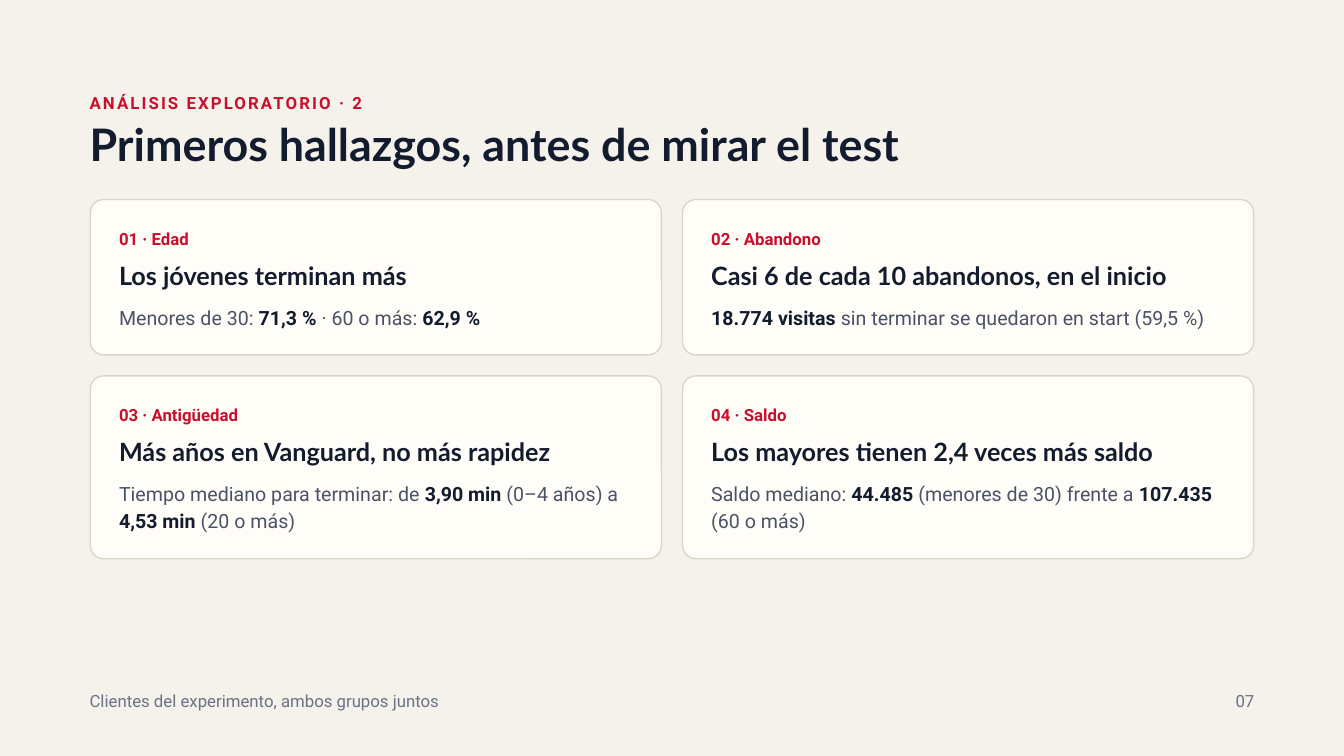
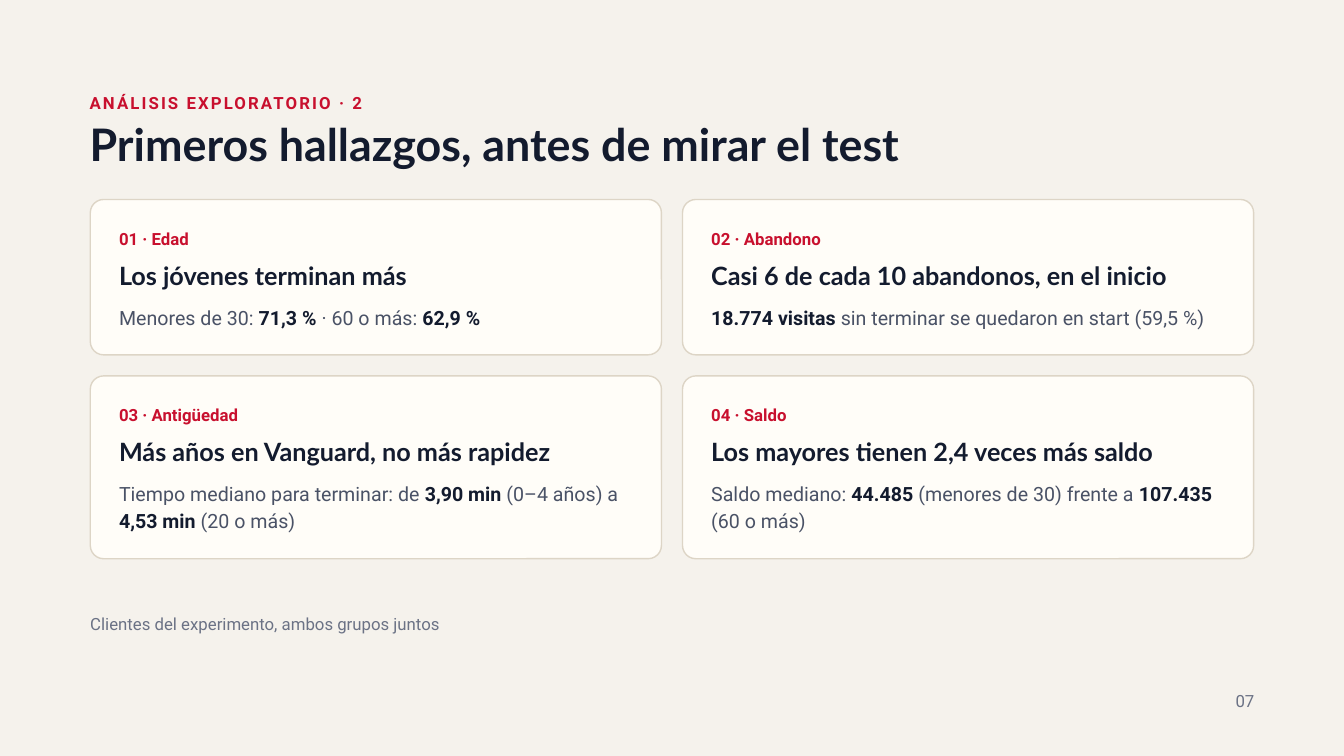
Before and after one commit to beafernandez22/Project_Vanguard_ab_Test, a slide deck: slide 5 of outputs/Vanguard_Presentación.pptx (slide 7 before the commit). Drawn at 1344x756 pixels with LibreOffice and Linux fonts; fonts in the diff are those of the drawing. Boxes give left, top, right and bottom in pixels: in the first picture for what was removed or moved away, otherwise in the second. Text is boxed around its words. In the diff, an @@ line names an element or a change of style, - is before the commit and + after.

```diff
--- a/outputs/Vanguard_Presentación.pptx
+++ b/outputs/Vanguard_Presentación.pptx
@@ text "Clientes del experimento, ambos grupos ...": place and size @@
-text "Clientes del experimento, ambos grupos ..." at (90,694,439,711)
+text "Clientes del experimento, ambos grupos ..." at (90,617,439,634)
```
Also in this commit, not shown: 5 other slides changed, 5 slides removed, 1 other file.
